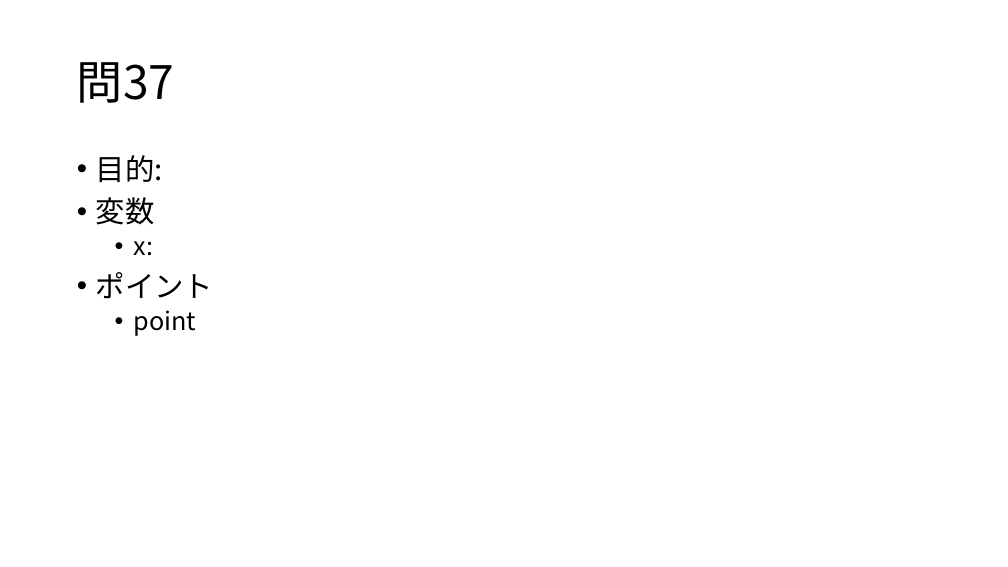
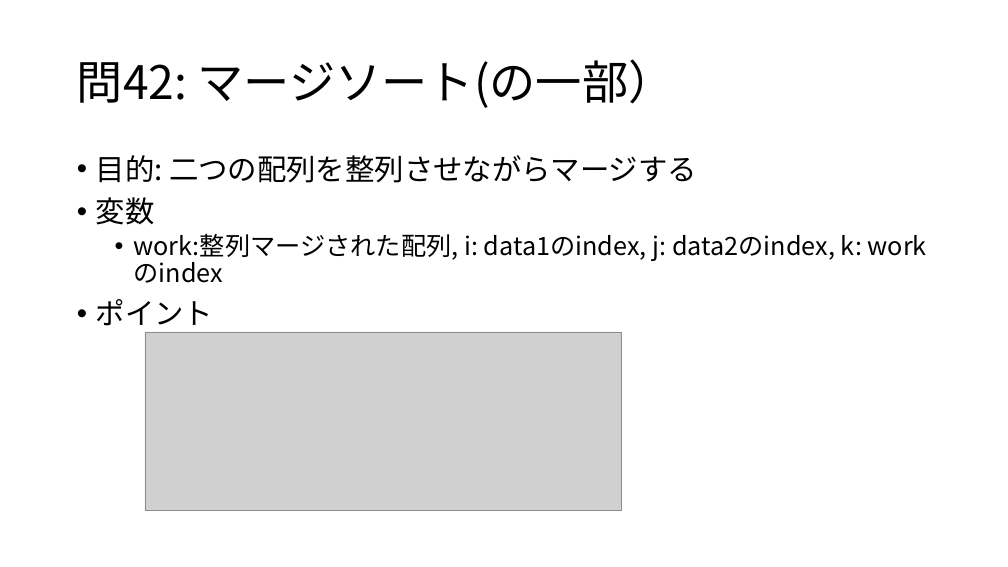
Before and after one commit to osamu377/FromZero, a slide deck: slide 3 of 問題集/問41-45.pptx. Drawn at 1008x567 pixels with LibreOffice and Linux fonts; fonts in the diff are those of the drawing; grey boxes stand for pictures. Boxes give left, top, right and bottom in pixels: in the first picture for what was removed or moved away, otherwise in the second. Text is boxed around its words. In the diff, an @@ line names an element or a change of style, - is before the commit and + after.

```diff
--- a/問題集/問41-45.pptx
+++ b/問題集/問41-45.pptx
@@ title at <box>77,59,675,108</box>: text changed @@
-問37
+問42: マージソート(の一部）
@@ text at <box>96,155,697,183</box>: text changed @@
-• 目的:
+• 目的: 二つの配列を整列させながらマージする
@@ text at <box>134,233,862,263</box>: text changed @@
-  • x:
+  • work:整列マージされた配列, i: data1のindex, j: data2のindex, k: workのindex
@@ text at <box>134,310,197,336</box>: paragraph removed @@
-  • point
@@ picture added at <box>145,332,622,510</box> @@
```
Also in this commit, not shown: 5 other slides changed, 15 other files.
